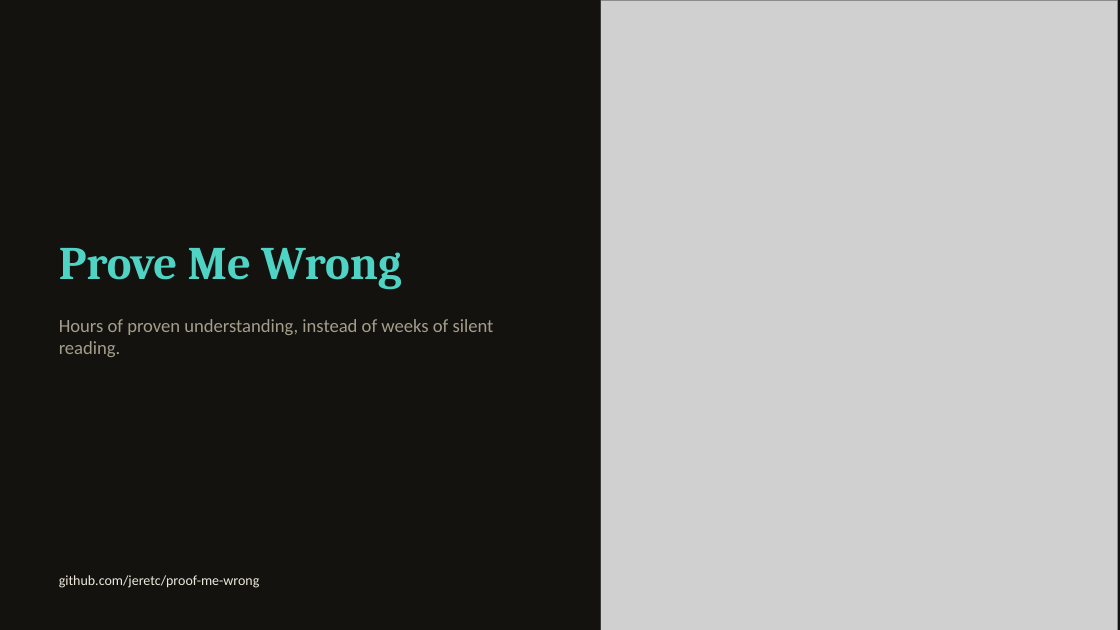
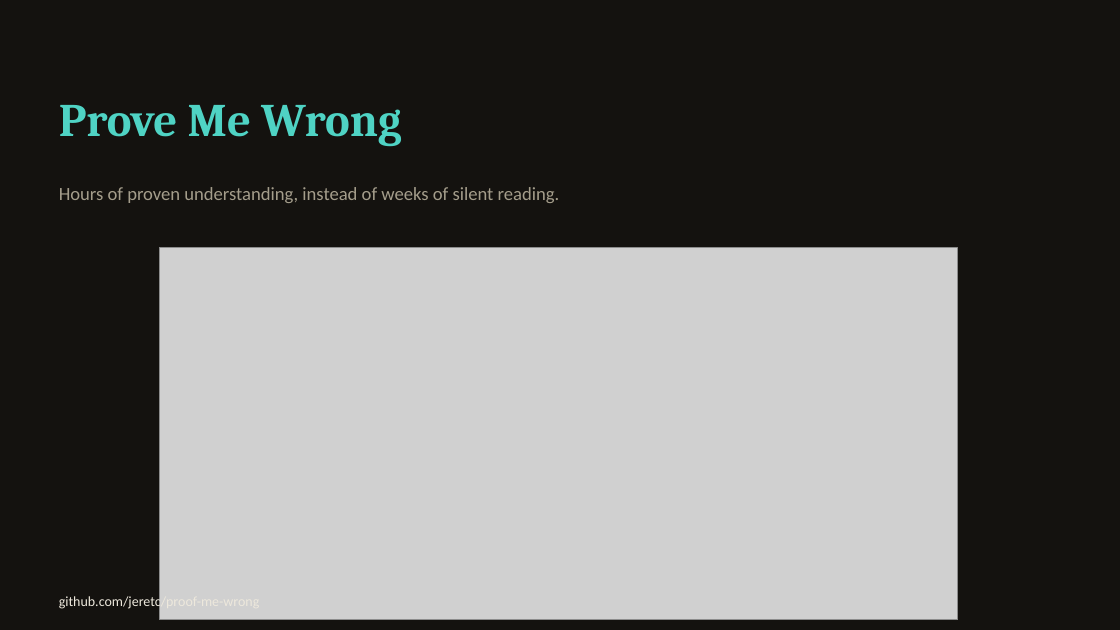
Before and after one commit to jeretc/prove-me-wrong, a slide deck: slide 10 of presentation/prove-me-wrong-deck.pptx. Drawn at 1120x630 pixels with LibreOffice and Linux fonts; fonts in the diff are those of the drawing; grey boxes stand for pictures. Boxes give left, top, right and bottom in pixels: in the first picture for what was removed or moved away, otherwise in the second. Text is boxed around its words. In the diff, an @@ line names an element or a change of style, - is before the commit and + after.

```diff
--- a/presentation/prove-me-wrong-deck.pptx
+++ b/presentation/prove-me-wrong-deck.pptx
@@ rectangle removed at (580, 0, 601, 630) @@
@@ picture removed at (601, 0, 1117, 630) @@
@@ text "Prove Me Wrong": place and size @@
-text "Prove Me Wrong" at (59, 248, 401, 289)
+text "Prove Me Wrong" at (59, 105, 401, 146)
@@ text "Hours of proven understanding, instead ..." rewrapped from (59, 319, 494, 357) to (59, 187, 560, 203) @@
@@ picture added at (160, 248, 958, 620) @@
@@ text "github.com/jeretc/proof-me-wrong": place and size @@
-text "github.com/jeretc/proof-me-wrong" at (59, 575, 260, 588)
+text "github.com/jeretc/proof-me-wrong" at (59, 594, 260, 610)
```
Also in this commit, not shown: 2 other files.
